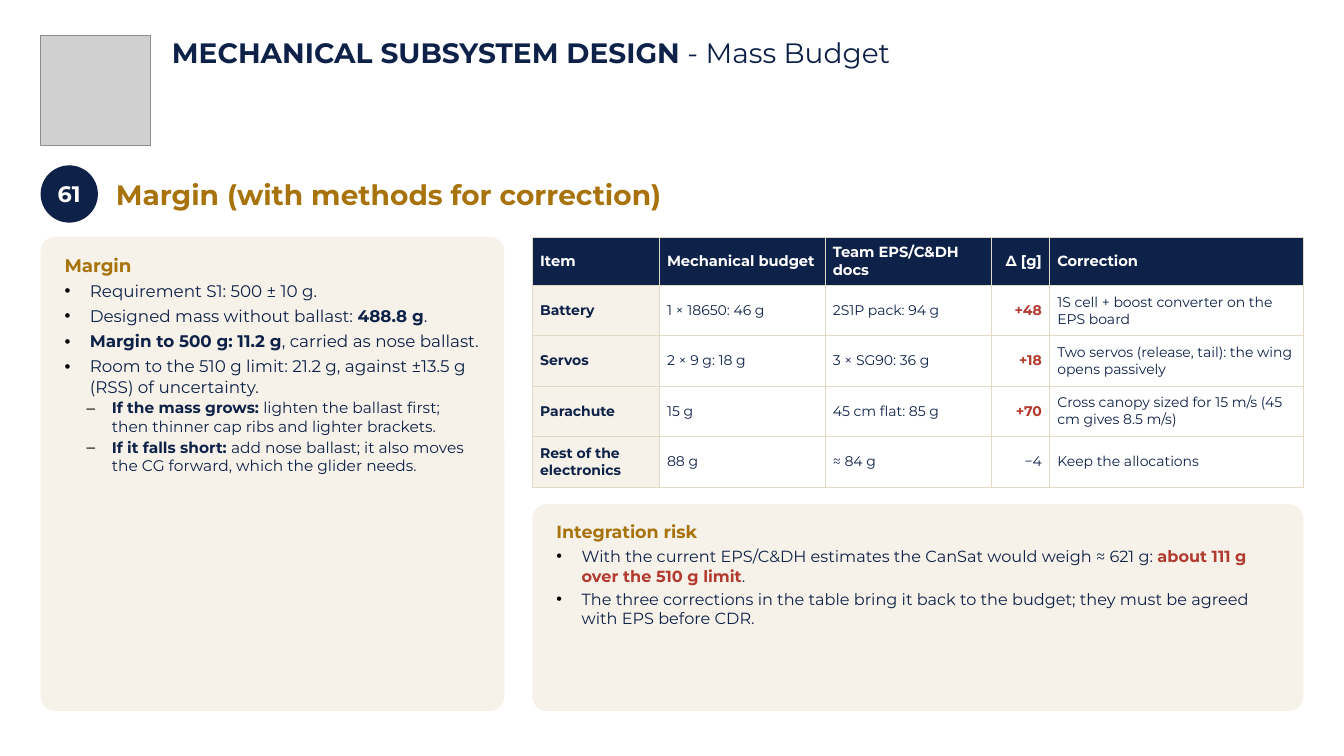
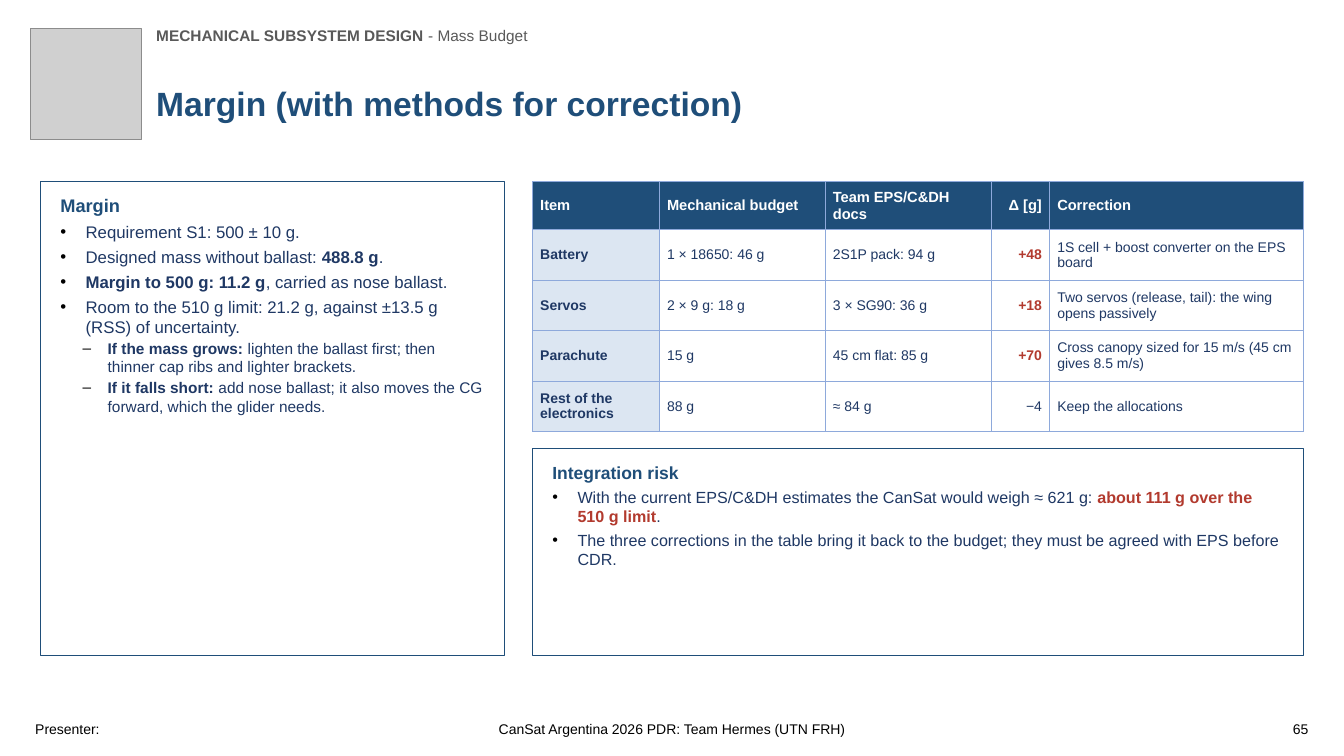
Before and after one commit to Caetano18/proyecto, a slide deck: slide 65 of cansat_pdr/laminas_plantilla/CanSat_PDR_Hermes_mecanica.pptx (slide 64 before the commit). Drawn at 1344x756 pixels with LibreOffice and Linux fonts; fonts in the diff are those of the drawing; grey boxes stand for pictures; background and template pictures are left out. Boxes give left, top, right and bottom in pixels: in the first picture for what was removed or moved away, otherwise in the second. Text is boxed around its words. In the diff, an @@ line names an element or a change of style, - is before the commit and + after.

```diff
--- a/cansat_pdr/laminas_plantilla/CanSat_PDR_Hermes_mecanica.pptx
+++ b/cansat_pdr/laminas_plantilla/CanSat_PDR_Hermes_mecanica.pptx
@@ picture: place and size @@
-picture at <box>40,35,150,145</box>
+picture at <box>30,28,141,139</box>
@@ text "MECHANICAL SUBSYSTEM DESIGN - Mass ...": place and size @@
-text "MECHANICAL SUBSYSTEM DESIGN - Mass ..." at <box>172,42,891,69</box>
+text "MECHANICAL SUBSYSTEM DESIGN - Mass ..." at <box>156,30,528,44</box>
@@ text "MECHANICAL SUBSYSTEM DESIGN - Mass ..." at <box>156,30,528,44</box>: size 20 to 11 pt, font Montserrat to Arial, text colour #0E2148 to #595959 @@
@@ text "Margin (with methods for correction)": place and size @@
-text "Margin (with methods for correction)" at <box>116,183,661,211</box>
+text "Margin (with methods for correction)" at <box>156,91,742,123</box>
@@ text "Margin (with methods for correction)" at <box>156,91,742,123</box>: size 20 to 24 pt, font Montserrat to Arial, text colour #A8730C to #1F4E79 @@
@@ ellipse removed at <box>40,165,98,223</box> @@
-61
@@ rectangle "Margin" at <box>40,181,504,655</box>: font Montserrat to Arial, text colour #0E2148 to #1F3864; text colour #A8730C to #1F4E79 in "Margin"; rounded rectangle to rectangle; fill #F6F2E9 to #FFFFFF; outline none to #1F4E79 1 pt @@
@@ table at <box>532,181,1305,432</box> @@
@@ fill #0E2148 to #1F4E79 in row 1 @@
@@ fill #F6F2E9 to #DCE6F2 in 4 cells @@
@@ font Montserrat to Arial @@
@@ text colour #0E2148 to #1F3864 in "Battery", "1 × 18650: 46 g", "2S1P pack: 94 g", "1S cell + boost converter on the ..." and 13 more places @@
@@ borders changed @@
@@ 2 rectangles, 1 table: place and size @@
-2 rectangles, 1 table at <box>40,237,1305,711</box>
+2 rectangles, 1 table at <box>40,181,1305,655</box>
@@ rectangle "Integration risk" at <box>532,449,1304,655</box>: font Montserrat to Arial; text colour #A8730C to #1F4E79 in "Integration risk"; text colour #0E2148 to #1F3864 in "With the current EPS/C&DH estimates the CanSat ...", "The three corrections in the table bring ..."; rounded rectangle to rectangle; fill #F6F2E9 to #FFFFFF; outline none to #1F4E79 1 pt @@
@@ text added at <box>35,724,99,734</box>, 10 pt, text #000000 @@
+Presenter:
@@ text added at <box>499,724,845,737</box>, 10 pt, text #000000 @@
+CanSat Argentina 2026 PDR: Team Hermes (UTN FRH)
@@ text added at <box>1293,724,1309,734</box>, 10 pt, text #000000 @@
+65
```
Also in this commit, not shown: 107 other slides changed, 1 slide added, 33 other files.
